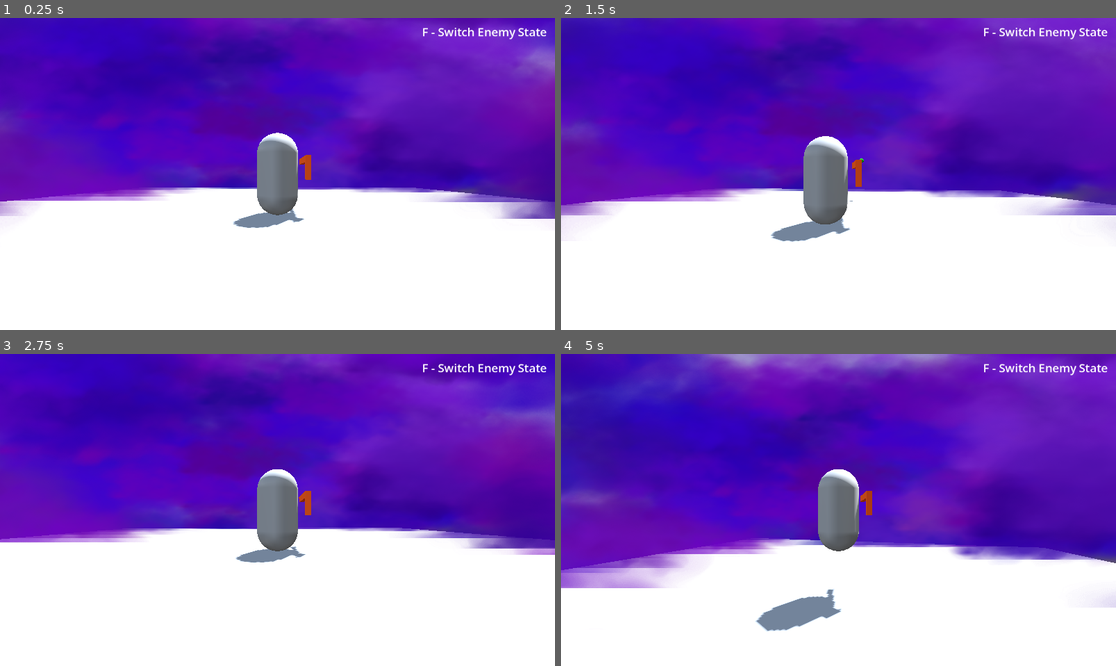
Above: before the commit, frames 1-4 (two rows, left to right).
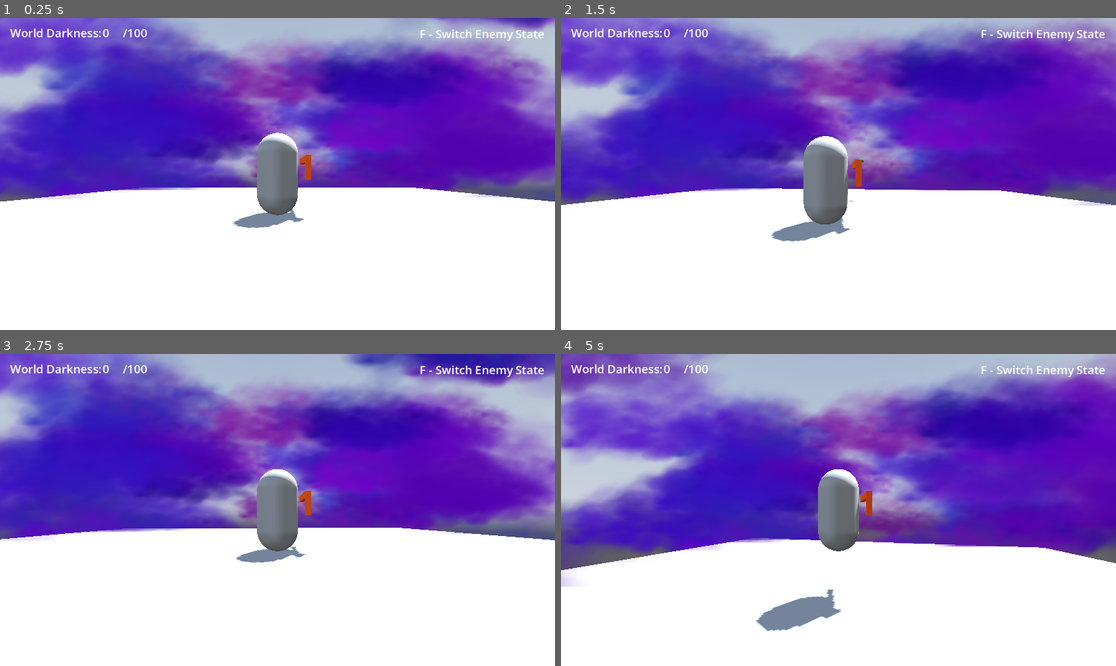
Above: after the commit, the same moments.

Repository: SoulPixelIV/space-egypt
Game: Godot game, scene res://Scenes/world.tscn
The game is run twice, just before and just after one commit, with the same random seed, the same clock (stepped at 60 frames per second) and the same inputs. A sky picture missing from this copy of the repository is replaced by a grey-blue gradient.
Inputs (mouse positions are in pixels of both pictures, inside the frame that each line leads up to):
- Up to frame 1 (0.25 s): no input
- Up to frame 2 (1.5 s): tap Enter (ui_accept) at 0.5, 0.77 s; move the mouse to (866, 174) at 0.52 s; hold Right mouse button (aim) 0.53-1.28 s; hold Up from 0.53 s (still down); move the mouse to (810, 174) at 1.27 s; click (810, 174) at 1.35 s
- Up to frame 3 (2.75 s): keep holding Up; tap Enter (ui_accept) at 1.52 s; move the mouse to (288, 503) at 2.02 s; tap F (toggle_state) at 2.1 s
- Up to frame 4 (5 s): keep holding Up; move the mouse to (832, 516) at 2.77 s; right-click (832, 516) at 2.85 s; tap Enter (ui_accept) at 3.02, 3.77, 4.52 s; move the mouse to (877, 513) at 3.52 s; click (877, 513) at 3.6 s; move the mouse to (794, 506) at 4.27 s; tap F (toggle_state) at 4.35 s

The runs differ from the first frame. In frame 1, 41% of the frame differs, in the area x 0-100%, y 0-65%; in frame 2, 40%; in frame 3, 43%; in frame 4, 49%, in the area x 0-100%, y 0-82%.

Commit message:
Global darkness level now works with enemy count

Diff:
--- a/Scenes/world.tscn
+++ b/Scenes/world.tscn
@@ -8,6 +8,7 @@
 [ext_resource type="PackedScene" uid="uid://dspeg51lom51d" path="res://Prefabs/bullet.tscn" id="4_fo5ed"]
 [ext_resource type="PackedScene" uid="uid://bm8e0nptlqrn2" path="res://Prefabs/fog_cloud.tscn" id="6_5ukr8"]
 [ext_resource type="Script" uid="uid://d26o30ger6ih5" path="res://Scripts/Fog_Manager.gd" id="7_o06y3"]
+[ext_resource type="Script" uid="uid://5dlmwuso7r64" path="res://Scripts/UI_Control.gd" id="9_5v1tr"]
 
 [sub_resource type="PanoramaSkyMaterial" id="PanoramaSkyMaterial_5v1tr"]
 panorama = ExtResource("2_k7acu")
@@ -208,18 +209,60 @@
 material_override = SubResource("StandardMaterial3D_fo5ed")
 mesh = SubResource("BoxMesh_5ukr8")
 
-[node name="Label" type="Label" parent="." unique_id=466519316]
-offset_left = 876.0
-offset_top = 12.0
-offset_right = 1135.0
-offset_bottom = 46.0
-theme_override_font_sizes/font_size = 24
-text = "F - Switch Enemy State"
-
 [node name="FogManager" type="Node3D" parent="." unique_id=1066880226 node_paths=PackedStringArray("player")]
 script = ExtResource("7_o06y3")
 fog_scene = ExtResource("6_5ukr8")
 player = NodePath("../Player")
 
+[node name="UI" type="Control" parent="." unique_id=2010694374]
+layout_mode = 3
+anchors_preset = 15
+anchor_right = 1.0
+anchor_bottom = 1.0
+grow_horizontal = 2
+grow_vertical = 2
+mouse_filter = 2
+script = ExtResource("9_5v1tr")
+
+[node name="DarknessLevelMax" type="Label" parent="UI" unique_id=1954265424]
+layout_mode = 0
+offset_left = 255.0
+offset_top = 14.0
+offset_right = 318.0
+offset_bottom = 48.0
+theme_override_font_sizes/font_size = 24
+text = "/100"
+
+[node name="DarknessLevel" type="Label" parent="UI" unique_id=1116708030]
+layout_mode = 0
+offset_left = 213.0
+offset_top = 14.0
+offset_right = 254.0
+offset_bottom = 48.0
+theme_override_font_sizes/font_size = 24
+text = "100"
+
+[node name="Darkness" type="Label" parent="UI" unique_id=521916200]
+layout_mode = 1
+offset_left = 21.0
+offset_top = 14.0
+offset_right = 230.0
+offset_bottom = 48.0
+theme_override_font_sizes/font_size = 24
+text = "World Darkness: "
+
+[node name="EnemyState" type="Label" parent="UI" unique_id=466519316]
+layout_mode = 1
+anchors_preset = 1
+anchor_left = 1.0
+anchor_right = 1.0
+offset_left = -281.0
+offset_top = 16.0
+offset_right = -22.0
+offset_bottom = 50.0
+grow_horizontal = 0
+theme_override_font_sizes/font_size = 24
+text = "F - Switch Enemy State"
+
 [connection signal="body_entered" from="Enemy/AreaOfSight" to="Enemy" method="_on_area_of_sight_body_entered"]
 [connection signal="body_exited" from="Enemy/AreaOfSight" to="Enemy" method="_on_area_of_sight_body_exited"]
--- a/Scripts/Enemy_Movement.gd
+++ b/Scripts/Enemy_Movement.gd
@@ -11,6 +11,7 @@
 @export var player: CharacterBody3D
 
 @onready var patrol_points = $"../PatrolPoints".get_children()
+@onready var spotlight: Area3D = $Spotlight
 
 @onready var area_of_sight: Area3D = $AreaOfSight
 @onready var line_of_sight: MeshInstance3D = $AreaOfSight/LineOfSight
@@ -32,6 +33,8 @@
 
 	# Wichtig, falls dein Mesh gedreht oder verschoben wurde.
 	sight_collision.transform = line_of_sight.transform
+
+	spotlight.tree_exited.connect(_on_spotlight_destroyed)
 
 func _physics_process(delta):
 	# Gravity
@@ -101,3 +104,6 @@
 	#player = null
 	#state = State.PATROL
 	print("PLAYER EXIT")
+
+func _on_spotlight_destroyed() -> void:
+	queue_free()
--- a/Scripts/Fog.gd
+++ b/Scripts/Fog.gd
@@ -1,6 +1,8 @@
 extends Node3D
 
 @export var reveal_distance := 8.0
+@export var max_reveal_distance := 12.0 # Helligkeit 0
+@export var min_reveal_distance := 3.0  # Dunkelheit 100
 @export var fade_speed := 5.0
 @export var min_scale := 1.4
 @export var max_scale := 2.4
@@ -43,7 +45,7 @@
 
 	#Invisible around Player
 	if player != null:
-		if global_position.distance_to(player.global_position) < reveal_distance:
+		if global_position.distance_to(player.global_position) < get_reveal_distance():
 			target_alpha = 0.0
 
 	var query := PhysicsPointQueryParameters3D.new()
@@ -65,3 +67,7 @@
 		target_alpha,
 		fade_speed * delta
 	)
+
+func get_reveal_distance() -> float:
+	var darkness: float = clampf(float(Globals.darkness_level), 0.0, 100.0) / 100.0
+	return lerpf(max_reveal_distance, min_reveal_distance, darkness)
--- a/Scripts/Game_Manager.gd
+++ b/Scripts/Game_Manager.gd
@@ -1,4 +1,20 @@
 extends Node
+
+var max_enemy_count: int = 0
 
 func _ready() -> void:
 	Input.set_mouse_mode(Input.MOUSE_MODE_CAPTURED)
+
+func _process(_delta: float) -> void:
+	var current_enemy_count := get_tree().get_nodes_in_group("enemy").size()
+
+	# Speichert die Gegneranzahl einmal, sobald Gegner vorhanden sind.
+	if max_enemy_count == 0 and current_enemy_count > 0:
+		max_enemy_count = current_enemy_count
+	print(current_enemy_count)
+	# Alle Gegner leben = hell (0).
+	# Keine Gegner leben = dunkel (100).
+	if max_enemy_count > 0:
+		Globals.darkness_level = 100.0 * (1.0 - float(current_enemy_count) / float(max_enemy_count))
+	else:
+		Globals.darkness_level = 100.0
--- /dev/null
+++ b/Scripts/Globals.gd
@@ -0,0 +1,3 @@
+extends Node
+
+var darkness_level = 100
--- /dev/null
+++ b/Scripts/UI_Control.gd
@@ -0,0 +1,6 @@
+extends Node
+
+@onready var darkness_label = $DarknessLevel
+
+func _process(delta: float) -> void:
+	darkness_label.text = str(roundi(Globals.darkness_level))
--- a/project.godot
+++ b/project.godot
@@ -13,6 +13,14 @@
 config/name="Space-Egypt"
 run/main_scene="uid://cakyvxtqyb5y6"
 config/features=PackedStringArray("4.6", "GL Compatibility")
+
+[autoload]
+
+Globals="*uid://c2jyof05tnqlp"
+
+[display]
+
+window/size/mode=3
 
 [input]
 
@@ -59,6 +67,16 @@
 "events": [Object(InputEventMouseButton,"resource_local_to_scene":false,"resource_name":"","device":-1,"window_id":0,"a …(253 unchanged characters)…
 ]
 }
+KEY_UP={
+"deadzone": 0.2,
+"events": [Object(InputEventKey,"resource_local_to_scene":false,"resource_name":"","device":0,"window_id":0,"alt_pressed":false,"shift_pressed":false,"ctrl_pressed":false,"meta_pressed":false,"pressed":false,"keycode":0,"physical_keycode":4194320,"key_label":0,"unicode":0,"location":0,"echo":false,"script":null)
+]
+}
+KEY_DOWN={
+"deadzone": 0.2,
+"events": [Object(InputEventKey,"resource_local_to_scene":false,"resource_name":"","device":0,"window_id":0,"alt_pressed":false,"shift_pressed":false,"ctrl_pressed":false,"meta_pressed":false,"pressed":false,"keycode":0,"physical_keycode":4194322,"key_label":0,"unicode":0,"location":0,"echo":false,"script":null)
+]
+}
 
 [physics]
 
Not shown, added: Scripts/Globals.gd.uid
Not shown, added: Scripts/UI_Control.gd.uid
